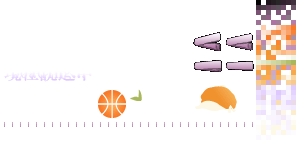
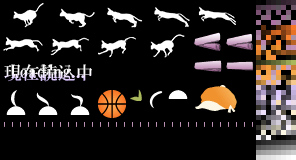
Revision of a layered (296, 160) image; what changed, layer by layer:
painted on "Loading..." over [47, 64, 85, 81]
added layer "Layer 1" over [0, 0, 296, 160]
